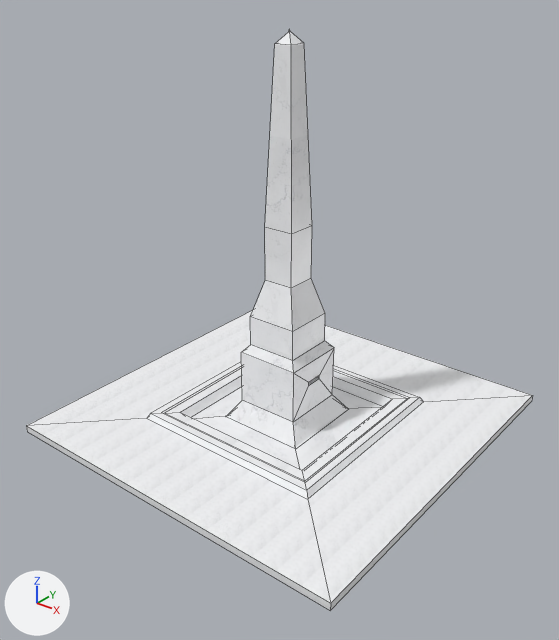
One commit to the OBJ model Project/models/buildings/waterFountain.obj: the scene before it, then after it.
The view is the same before and after, from a 50 mm lens placed at (16.9, -21.7, 17.8), pointed at (0.5, -1.2, 5.0). Every picture has the same lights, and +X, +Y and +Z are marked at lower left. Mesh edges are drawn as thin lines. Where no turn or scale is listed for an object, it has been applied to the vertices.
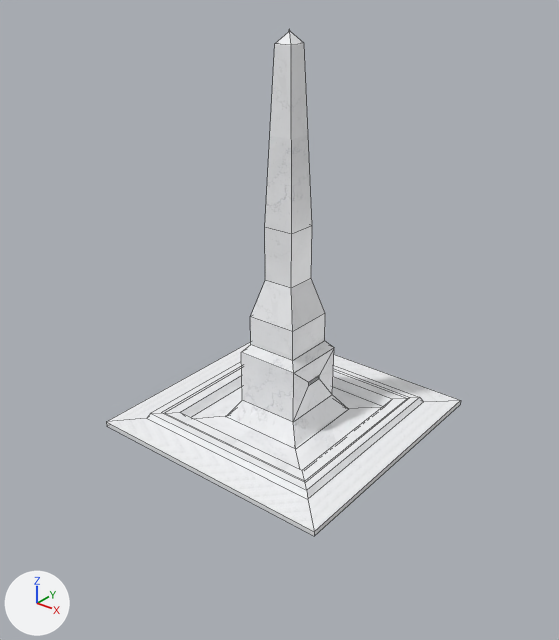
Commit message: Add FOV changer on scroll modified water fountain

Pixel boxes [x1, y1, x2, y2] of what changed, in the pictures (559 x 640 px; the box of a moved part takes in the faces that stretch with it):
'Cube', reshaped (30% narrower, 13% shorter)
    before: [26, 29, 532, 611]
    after: [106, 29, 461, 536]
part 1 of me_cube, moved or reshaped
    before: [26, 310, 532, 611]
    after: [106, 342, 461, 536]

The change, as a diff of the scene's bpy script:
```diff
--- a/Project/models/buildings/waterFountain.obj.py
+++ b/Project/models/buildings/waterFountain.obj.py
@@ me_cube @@
 me_cube.from_pydata(...)  # 88 vertices, 86 faces; spans x -7.5..7.5, y -7.5..7.5, z 0.0..15.2
 # used by ob_cube; location = (0.0, 0.0, 0.0)
-me_cube.vertices[80].co = (-7.5, -7.5, 0.3)  # pixel (26, 425)
-me_cube.vertices[81].co = (7.5, -7.5, 0.3)  # pixel (330, 603)
-me_cube.vertices[82].co = (-7.5, 7.5, 0.3)
-me_cube.vertices[83].co = (7.5, 7.5, 0.3)  # pixel (532, 395)
-me_cube.vertices[84].co = (-7.5, -7.5, 0.0)  # pixel (27, 431)
-me_cube.vertices[85].co = (7.5, -7.5, 0.0)  # pixel (330, 610)
-me_cube.vertices[86].co = (-7.5, 7.5, 0.0)
-me_cube.vertices[87].co = (7.5, 7.5, 0.0)  # pixel (531, 401)
+# me_cube part 1
+me_cube.vertices[80].co = (-5.3, -5.3, 0.2)  # pixel (106, 421)
+me_cube.vertices[81].co = (5.3, -5.3, 0.2)  # pixel (314, 531)
+me_cube.vertices[82].co = (-5.3, 5.3, 0.2)
+me_cube.vertices[83].co = (5.3, 5.3, 0.2)  # pixel (460, 400)
+me_cube.vertices[84].co = (-5.3, -5.3, 0.0)  # pixel (106, 426)
+me_cube.vertices[85].co = (5.3, -5.3, 0.0)  # pixel (314, 536)
+me_cube.vertices[86].co = (-5.3, 5.3, 0.0)
+me_cube.vertices[87].co = (5.3, 5.3, 0.0)  # pixel (460, 404)
 me_cube.materials.append(mat_material)
```
